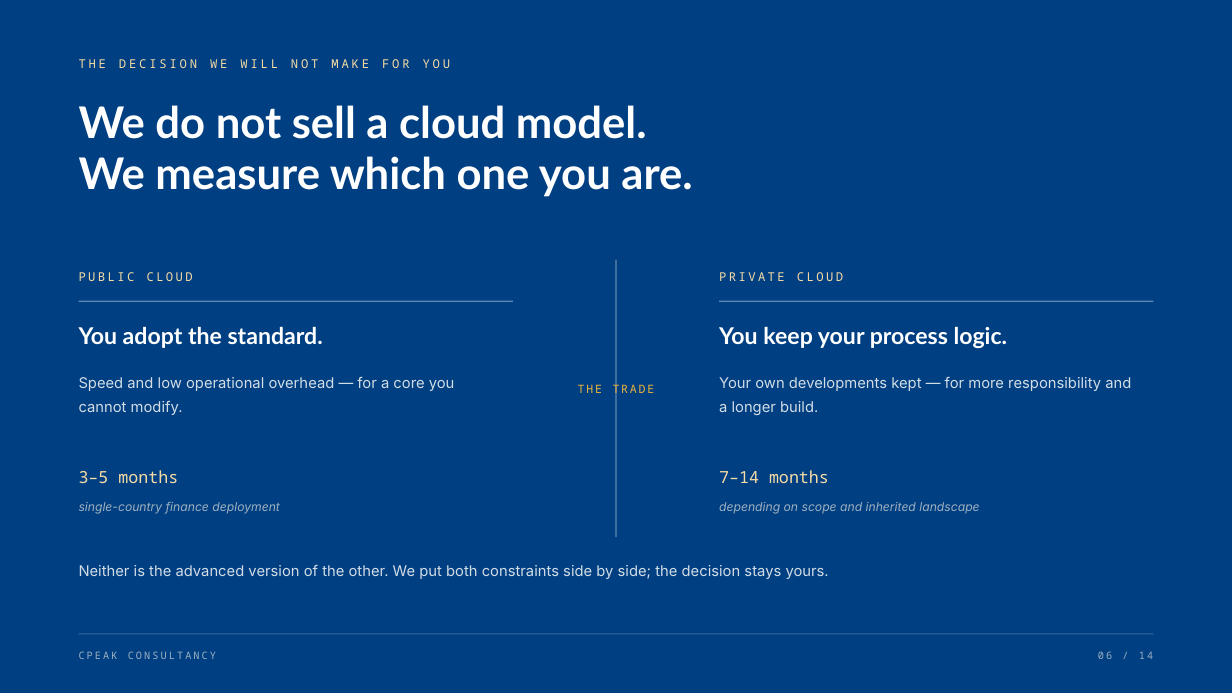
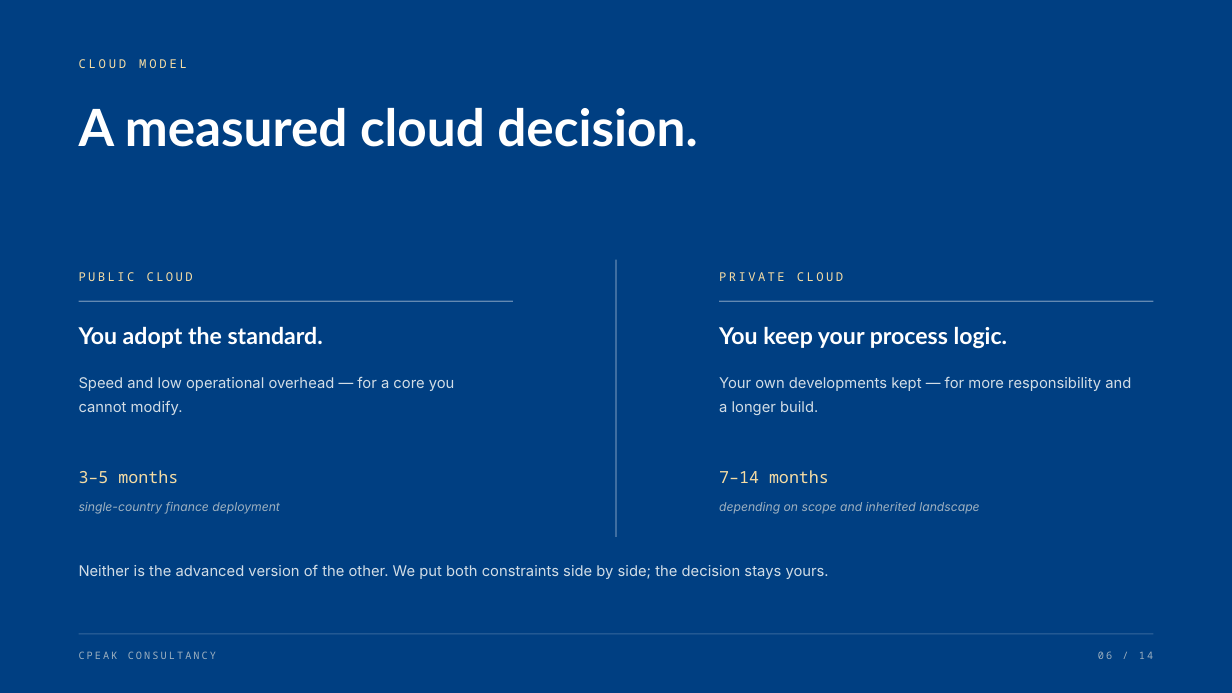
Before and after one commit to narinygt/Default, a slide deck: slide 6 of presentation/CPeak-Consultancy-Corporate-Presentation-EN.pptx. Drawn at 1232x693 pixels with LibreOffice and Linux fonts; fonts in the diff are those of the drawing; background and template pictures are left out. Boxes give left, top, right and bottom in pixels: in the first picture for what was removed or moved away, otherwise in the second. Text is boxed around its words. In the diff, an @@ line names an element or a change of style, - is before the commit and + after.

```diff
--- a/presentation/CPeak-Consultancy-Corporate-Presentation-EN.pptx
+++ b/presentation/CPeak-Consultancy-Corporate-Presentation-EN.pptx
@@ text at (79, 59, 187, 68): text changed @@
-THE DECISION WE WILL NOT MAKE FOR YOU
+CLOUD MODEL
@@ text at (79, 108, 697, 147): text changed; size 34 to 40 pt @@
-We do not sell a cloud model.
-We measure which one you are.
+A measured cloud decision.
@@ text removed at (578, 382, 655, 397) @@
-THE TRADE
```
Also in this commit, not shown: 13 other slides changed, 4 other files.
